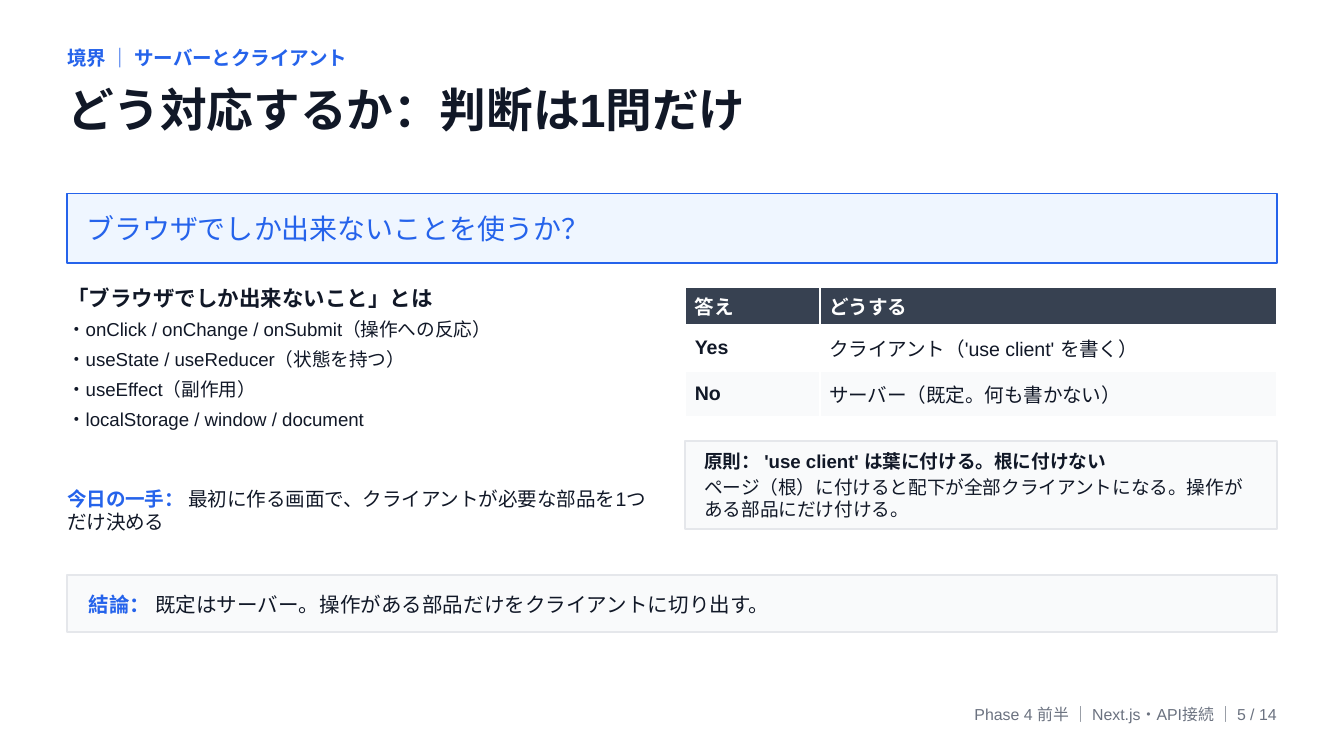
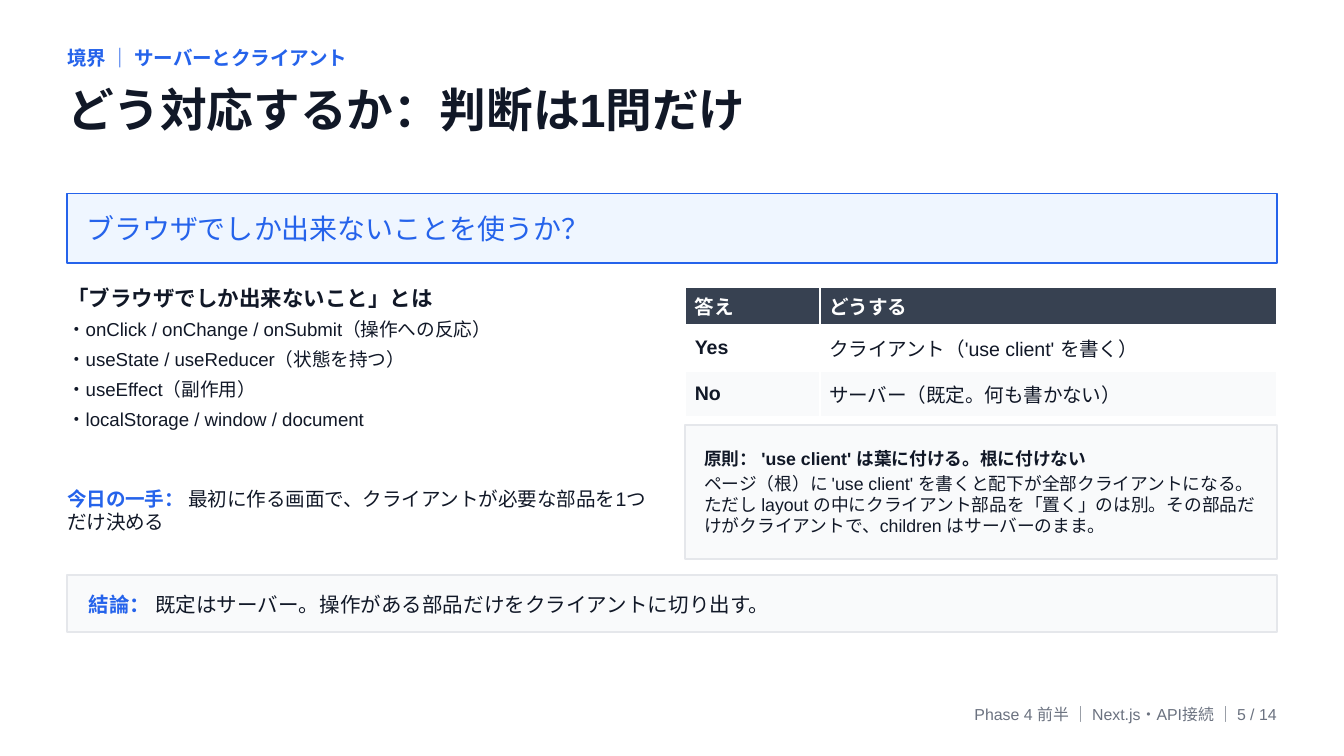
Before and after one commit to iris-he1116/household-publish, a slide deck: slide 5 of slides/phase4_frontend.pptx. Drawn at 1344x756 pixels with LibreOffice and Linux fonts; fonts in the diff are those of the drawing. Boxes give left, top, right and bottom in pixels: in the first picture for what was removed or moved away, otherwise in the second. Text is boxed around its words. In the diff, an @@ line names an element or a change of style, - is before the commit and + after.

```diff
--- a/slides/phase4_frontend.pptx
+++ b/slides/phase4_frontend.pptx
@@ rectangle: place and size @@
-rectangle at [685, 441, 1277, 530]
+rectangle at [685, 425, 1277, 559]
@@ text at [704, 475, 1255, 533]: text changed; size 10 to 9.5 pt @@
-ページ（根）に付けると配下が全部クライアントになる。操作がある部品にだけ付ける。
+ページ（根）に 'use client' を書くと配下が全部クライアントになる。ただし layout の中にクライアント部品を「置く」のは別。その部品だけがクライアントで、children はサーバーのまま。
@@ text at [704, 450, 1086, 467]: size 10 to 9.5 pt in "原則： 'use client' は葉に付ける。根に付けない" @@
```
Also in this commit, not shown: 2 other files.
